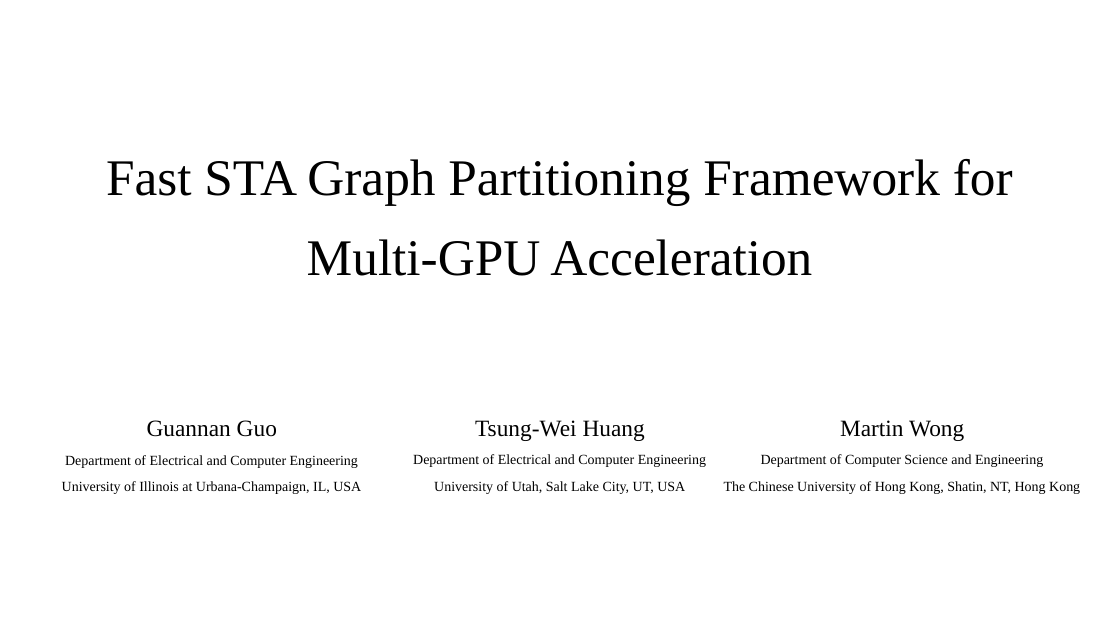
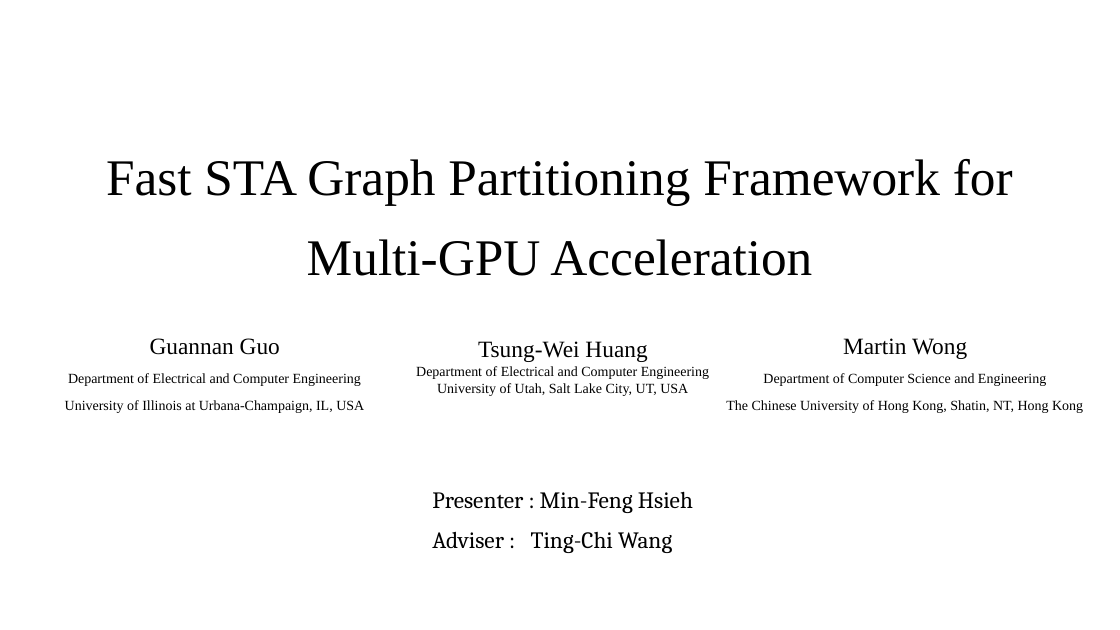
Before and after one commit to Pacific-Feng-Studuies/Studied-Papers, a slide deck: slide 1 of GM/Partition/Fast STA Graph Partitioning Framework for Multi-GPU Acceleration/Fast STA Graph Partitioning Framework for Multi-GPU Acceleration.pptx. Drawn at 1120x630 pixels with LibreOffice and Linux fonts; fonts in the diff are those of the drawing. Boxes give left, top, right and bottom in pixels: in the first picture for what was removed or moved away, otherwise in the second. Text is boxed around its words. In the diff, an @@ line names an element or a change of style, - is before the commit and + after.

```diff
--- a/GM/Partition/Fast STA Graph Partitioning Framework for Multi-GPU Acceleration/Fast STA Graph Partitioning Framework for Multi-GPU Acceleration.pptx
+++ b/GM/Partition/Fast STA Graph Partitioning Framework for Multi-GPU Acceleration/Fast STA Graph Partitioning Framework for Multi-GPU Acceleration.pptx
@@ text "Guannan Guo": place and size @@
-text "Guannan Guo" at (62,420,361,494)
+text "Guannan Guo" at (65,338,364,413)
@@ subtitle "Tsung-Wei Huang" rewrapped from (413,420,706,494) to (416,341,709,396) @@
@@ text "Martin Wong": place and size @@
-text "Martin Wong" at (724,420,1080,494)
+text "Martin Wong" at (726,338,1083,413)
@@ text added at (432,491,693,553), 20 pt, text #000000 @@
+Presenter : Min-Feng Hsieh
+Adviser : Ting-Chi Wang
```
Also in this commit, not shown: 6 other slides changed, 6 slides added, 1 other file.
